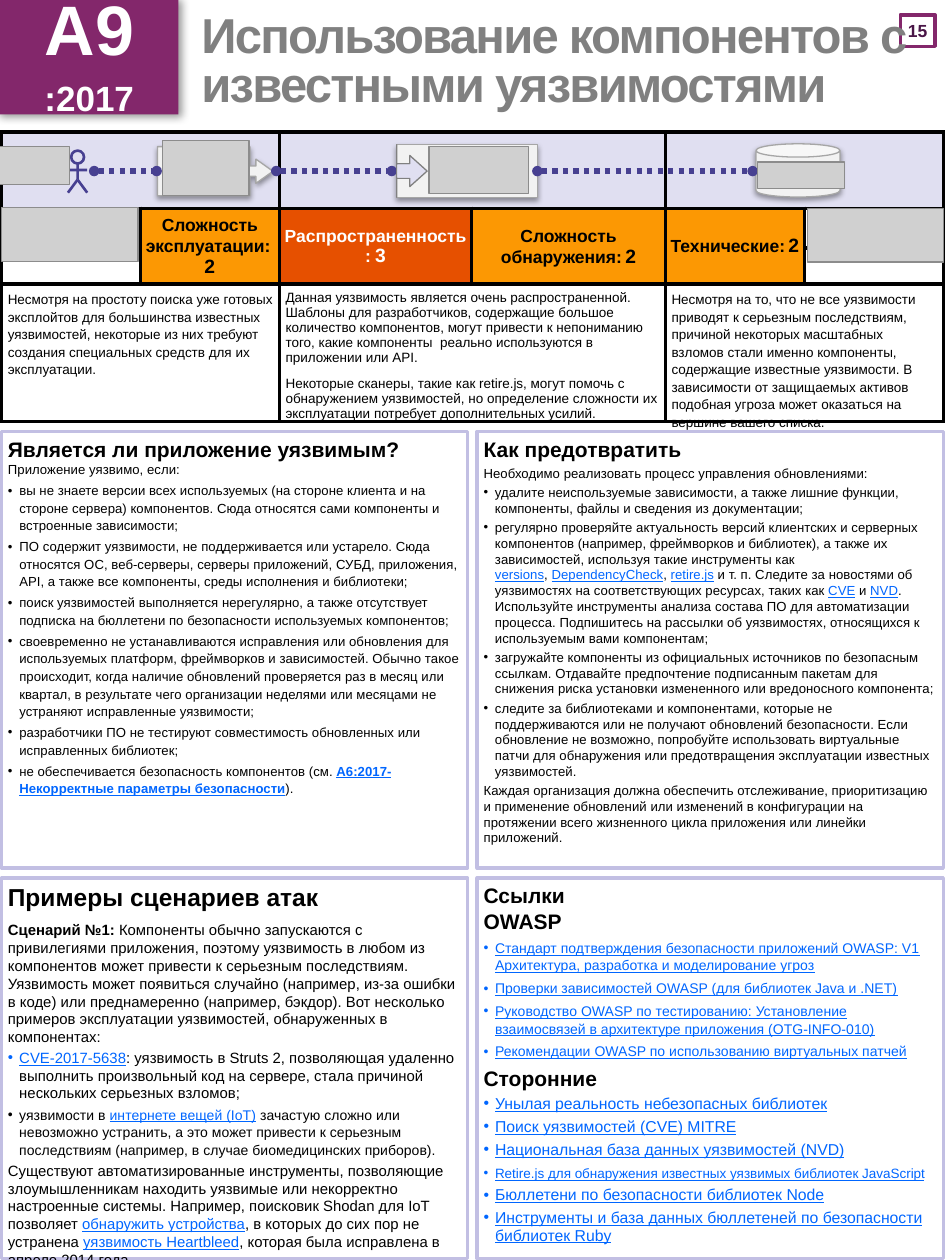
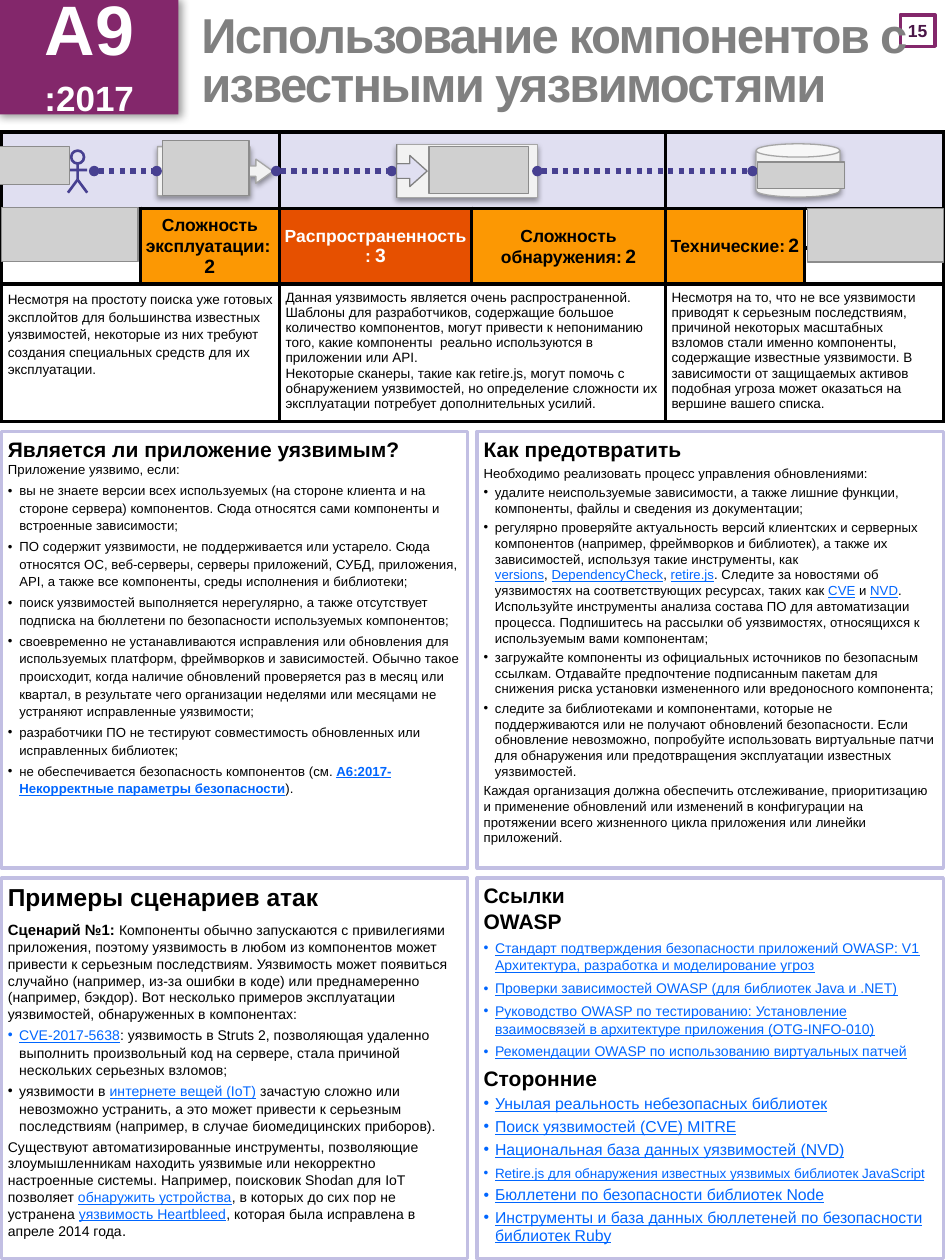
Before and after one commit to OWASP/Top10, a slide deck: slide 16 of 2017/OWASP Top 10-2017-ru.pptx. Drawn at 945x1260 pixels with LibreOffice and Linux fonts; fonts in the diff are those of the drawing; grey boxes stand for pictures. Boxes give left, top, right and bottom in pixels: in the first picture for what was removed or moved away, otherwise in the second. Text is boxed around its words. In the diff, an @@ line names an element or a change of style, - is before the commit and + after.

```diff
--- a/2017/OWASP Top 10-2017-ru.pptx
+++ b/2017/OWASP Top 10-2017-ru.pptx
@@ table at [1, 132, 944, 457] @@
@@ less space between paragraphs @@
@@ line spacing 10pt to 1 @@
@@ text at [495, 522, 920, 646]: text changed @@
-• регулярно проверяйте актуальность версий клиентских и серверных компонентов (например, фреймворков и библиотек), а также их зависимостей, используя такие инструменты как versions, DependencyCheck, retire.js и т. п. Следите за новостями об уязвимостях на соответствующих ресурсах, таких как CVE и NVD. Используйте инструменты анализа состава ПО для автоматизации процесса. Подпишитесь на рассылки об уязвимостях, относящихся к используемым вами компонентам;
+• регулярно проверяйте актуальность версий клиентских и серверных компонентов (например, фреймворков и библиотек), а также их зависимостей, используя такие инструменты, как versions, DependencyCheck, retire.js. Следите за новостями об уязвимостях на соответствующих ресурсах, таких как CVE и NVD. Используйте инструменты анализа состава ПО для автоматизации процесса. Подпишитесь на рассылки об уязвимостях, относящихся к используемым вами компонентам;
@@ text at [495, 703, 934, 779]: spaces changed @@
-• следите за библиотеками и компонентами, которые не поддерживаются или не получают обновлений безопасности. Если обновление не возможно, попробуйте использовать виртуальные патчи для обнаружения или предотвращения эксплуатации известных уязвимостей.
+• следите за библиотеками и компонентами, которые не поддерживаются или не получают обновлений безопасности. Если обновление невозможно, попробуйте использовать виртуальные патчи для обнаружения или предотвращения эксплуатации известных уязвимостей.
@@ text at [8, 924, 448, 1239]: size 8.5 to 8 pt in "Компоненты обычно запускаются с привилегиями приложения, поэ ...", "CVE-2017-5638: уязвимость в Struts 2, позволяющая удаленно ...", "Существуют автоматизированные инструменты, позволяющие злоум ..." @@
```
Also in this commit, not shown: 23 other slides changed, 22 other files.
